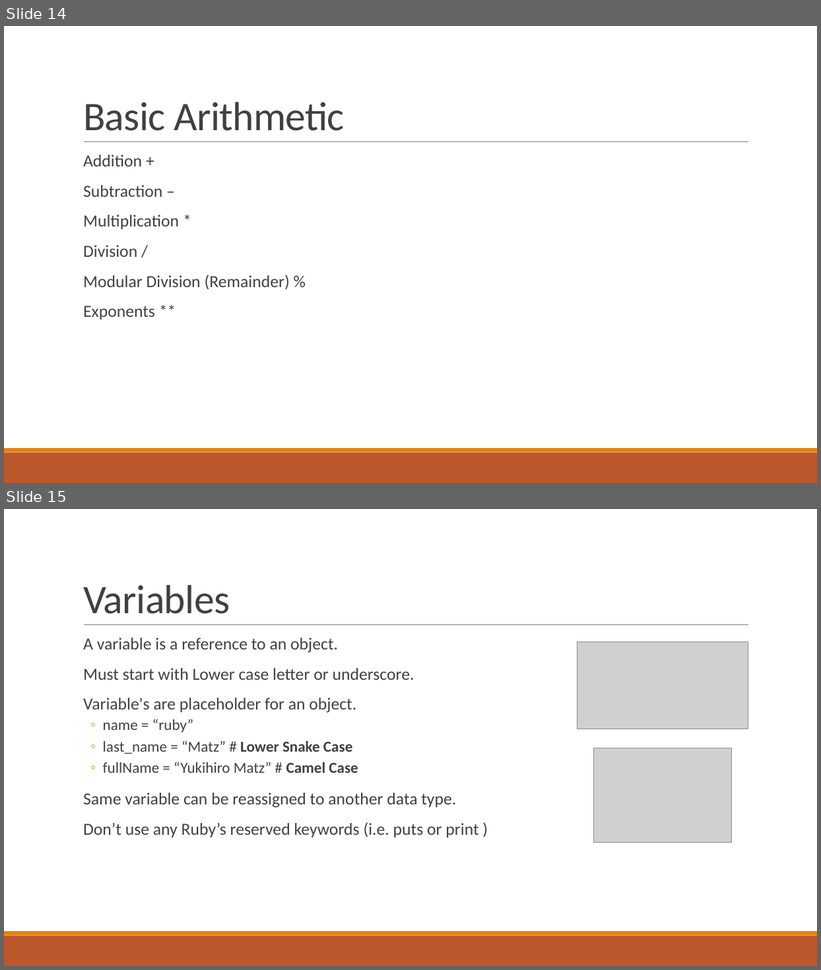
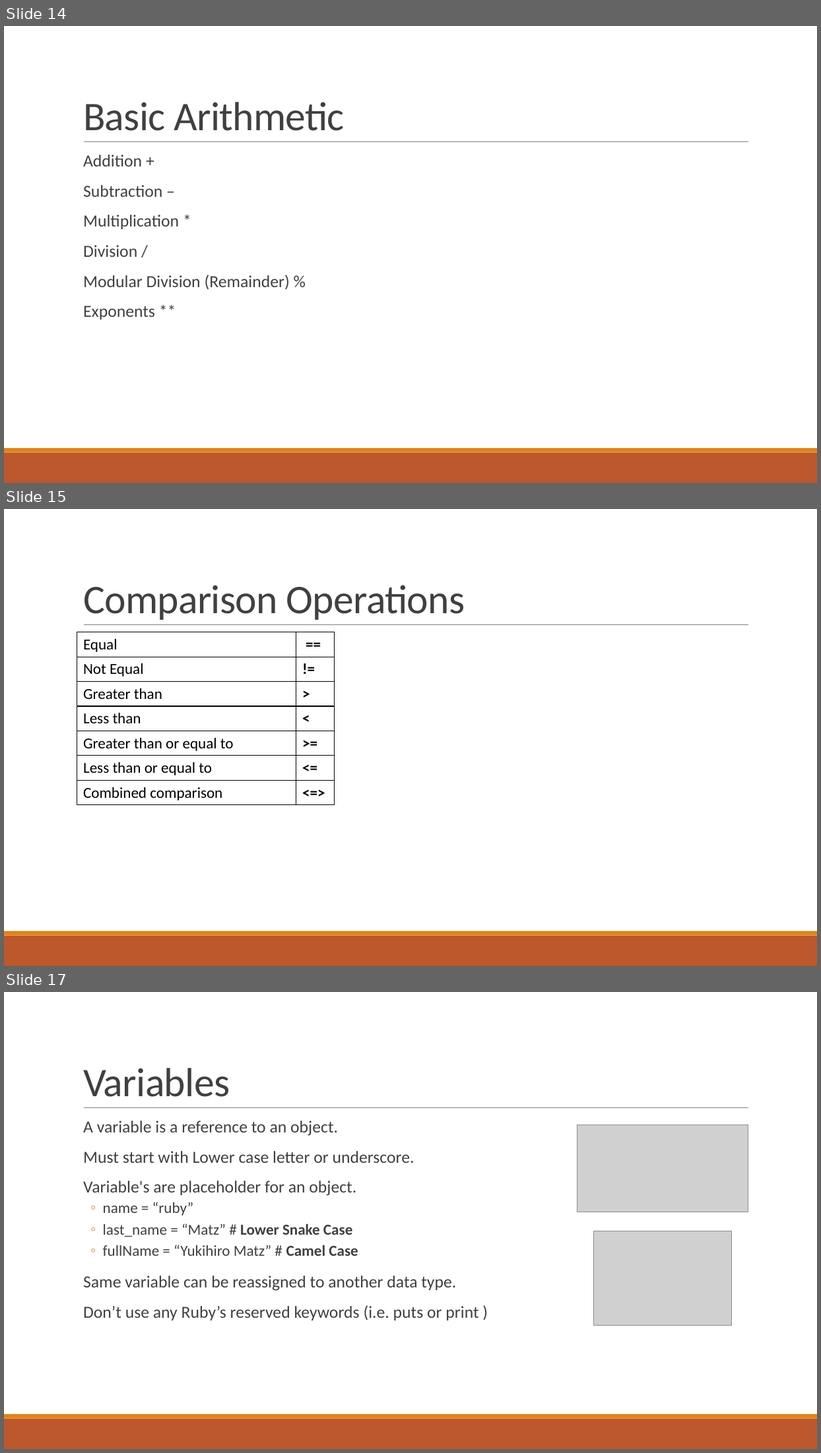
Before and after one commit to pawan9489/TeachingRuby, a slide deck: Session1-Intro.pptx. Shown one above the other, each under a label of ours: slides 14 and 15 before the commit, slides 14, 15 and 17 after it; the slides between them are not shown. The pictures are 821x970 and 821x1453 pixels, drawn with LibreOffice and Linux fonts; fonts in the diff are those of the drawing; grey boxes stand for pictures. Boxes give left, top, right and bottom in pixels: in the first picture for what was removed or moved away, otherwise in the second. Text is boxed around its words. In the diff, an @@ line names an element or a change of style, - is before the commit and + after.

```diff
--- a/Session1-Intro.pptx
+++ b/Session1-Intro.pptx
@@ slide 15 added at box(4, 509, 817, 966), background #FFFFFF; not listed: 3 template elements that a slide beside it also shows @@
@@ title added at box(83, 585, 465, 620), 48 pt, text #404040 @@
+Comparison Operations
@@ table added at box(77, 632, 334, 805), 7 rows, 2 columns @@
+Equal | ==
+Not Equal | !=
+Greater than | >
+Less than | <
+Greater than or equal to | >=
+Less than or equal to | <=
+Combined comparison | <=>
@@ what was slide 15 is now slide 17 @@
```
Also in this commit, not shown: 4 slides changed, 1 other slide added, 6 other files.
